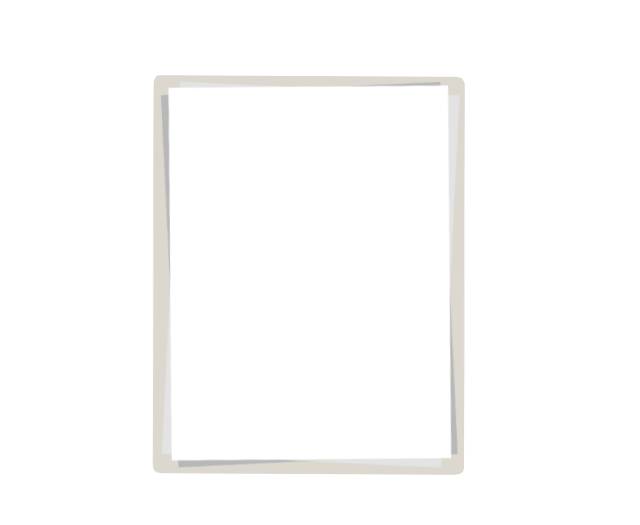
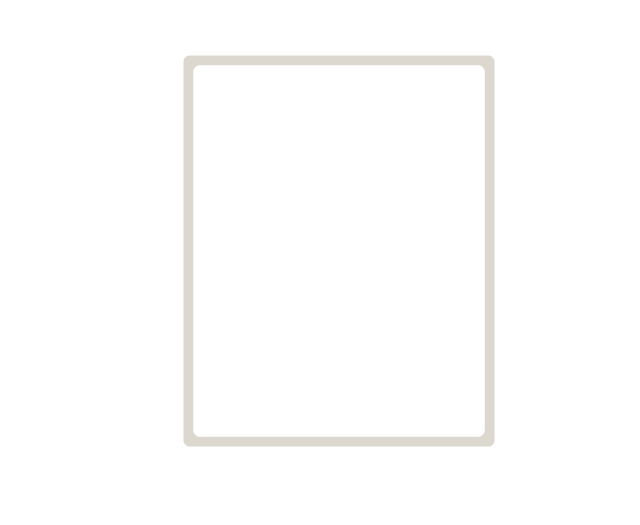
Layered file, before and after one edit (640×525). Changes by layer:
added layer "Paint Layer 6" above "Paint Layer 3" over [152, 55, 495, 475]
added layer "Paint Layer 3" above "Frame" over [152, 55, 495, 448]
hid group "Quota" (4 layers) over [152, 55, 495, 475]
painted on "Copy of Paint Layer 2" (5th of 7, in "Quota") over [152, 55, 495, 475]
painted on "Copy of Paint Layer 2" (6th of 7, in "Quota") over [152, 64, 495, 475]
painted on "Copy of Paint Layer 2" (7th of 7, in "Quota") over [152, 64, 495, 475]
painted on "Paint Layer 2" (2nd of 2, in "Quota") over [152, 55, 495, 475]
